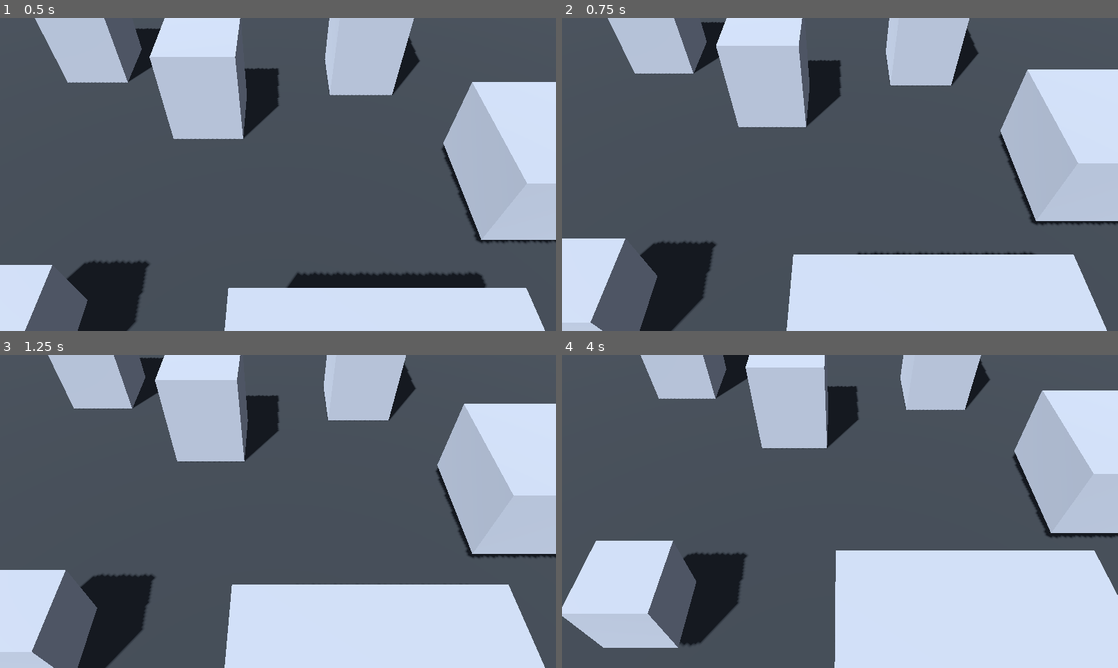
Above: before the commit, frames 1-4 (two rows, left to right).
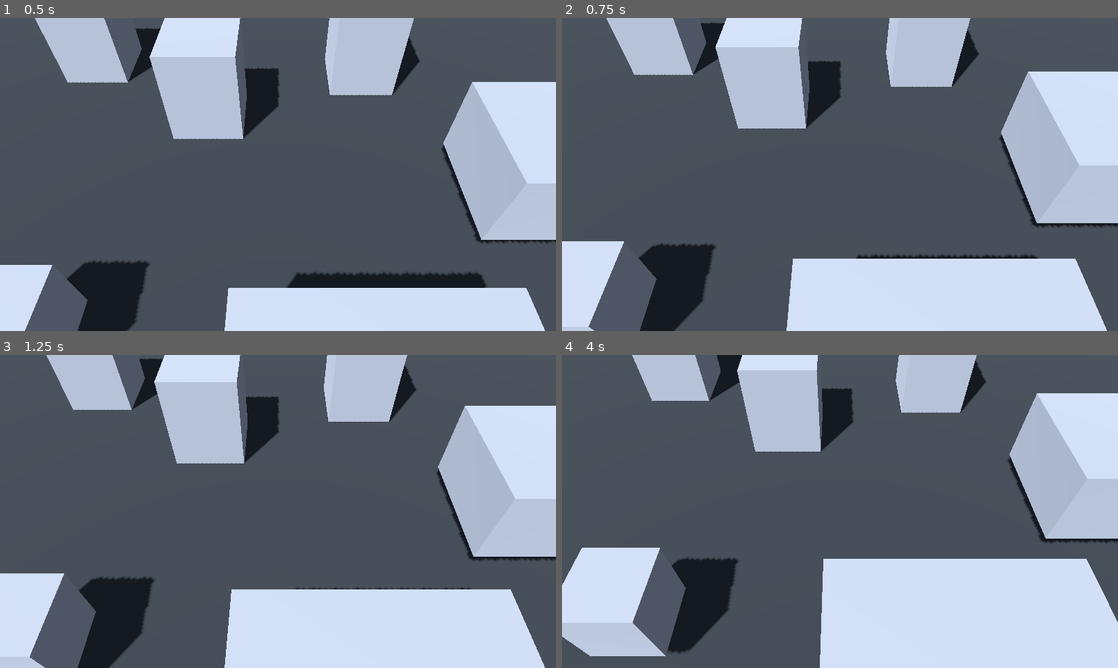
Above: after the commit, the same moments.

Repository: Technikhighknee/my-godot-collection
Game: Godot game, scene res://demos/rts_camera/RTSCameraDemo.tscn
Same seed, same stepped clock (60 frames per second), same inputs: the game is played once before the commit and once after it.
Inputs (mouse positions are in pixels of both pictures, inside the frame that each line leads up to):
- Up to frame 1 (0.5 s): no input
- Up to frame 2 (0.75 s): tap Enter at 0.5 s; move the mouse to (962, 158) at 0.52 s; tap S (camera_back) at 0.6 s; click (962, 158) at 0.67 s
- Up to frame 3 (1.25 s): no input
- Up to frame 4 (4 s): tap Space at 1.25, 3.5 s; drag from (728, 527) to (812, 574) at 1.27 s; tap Enter at 2 s; move the mouse to (895, 442) at 2.02 s; tap A (camera_left) at 2.1 s; click (895, 442) at 2.17 s; drag from (812, 574) to (673, 464) at 2.77 s; move the mouse to (1006, 558) at 3.52 s; tap S (camera_back) at 3.6 s; click (1006, 558) at 3.67 s

Frame 1 is identical in both runs. In frame 2, 2.1% of the frame differs, in the area x 0-100%, y 0-100%; in frame 3, 2.4%; in frame 4, 10%.

Commit message:
Use screen-space camera panning

Diff:
--- a/rts_camera/RTSCamera.gd
+++ b/rts_camera/RTSCamera.gd
@@ -21,6 +21,7 @@
 
 
 const MAX_INPUT_DELTA := 0.1;
+const PAN_SAMPLE_PIXELS := 32.0;
 
 
 @export_group("Camera")
@@ -33,8 +34,7 @@
 @export var max_zoom := 120.0;
 
 @export_group("Movement")
-@export var min_pan_speed := 4.0;
-@export var max_pan_speed := 110.0;
+@export_range(0.05, 3.0, 0.05) var pan_screen_speed := 0.75;
 @export var move_smoothing := 16.0;
 
 @export_group("Zoom")
@@ -446,11 +446,60 @@
 	_zoom_anchor_active = false;
 	_cancel_look_transition();
 
+	var movement := _screen_space_pan_delta(input, delta);
+	_target_focus += movement;
+
+
+func _screen_space_pan_delta(input: Vector2, delta: float) -> Vector3:
+	var viewport_size := get_viewport().get_visible_rect().size;
+
+	if viewport_size.x <= 0.0 or viewport_size.y <= 0.0:
+		return _fallback_pan_delta(input, delta);
+
+	var center := viewport_size * 0.5;
+	var center_world := _world_at_screen(center);
+
+	if not center_world.is_finite():
+		return _fallback_pan_delta(input, delta);
+
+	var right_per_pixel := _ground_delta_per_pixel(center, center_world, Vector2.RIGHT);
+	var down_per_pixel := _ground_delta_per_pixel(center, center_world, Vector2.DOWN);
+
+	if not right_per_pixel.is_finite() or not down_per_pixel.is_finite():
+		return _fallback_pan_delta(input, delta);
+
+	right_per_pixel.y = 0.0;
+	down_per_pixel.y = 0.0;
+
+	var pixels_per_second := viewport_size.y * pan_screen_speed;
+	return (right_per_pixel * input.x + down_per_pixel * input.y) * pixels_per_second * delta;
+
+
+func _ground_delta_per_pixel(center: Vector2, center_world: Vector3, axis: Vector2) -> Vector3:
+	var sample := center + axis * PAN_SAMPLE_PIXELS;
+	var sample_world := _world_at_screen(sample);
+
+	if sample_world.is_finite():
+		return (sample_world - center_world) / PAN_SAMPLE_PIXELS;
+
+	sample = center - axis * PAN_SAMPLE_PIXELS;
+	sample_world = _world_at_screen(sample);
+
+	if sample_world.is_finite():
+		return (center_world - sample_world) / PAN_SAMPLE_PIXELS;
+
+	return Vector3.INF;
+
+
+func _fallback_pan_delta(input: Vector2, delta: float) -> Vector3:
 	var right := Vector3(cos(_yaw), 0.0, -sin(_yaw));
 	var backward := Vector3(sin(_yaw), 0.0, cos(_yaw));
-	var movement := right * input.x + backward * input.y;
-
-	_target_focus += movement * _get_pan_speed() * delta;
+	var half_fov_tan := tan(deg_to_rad(camera.fov) * 0.5);
+	var pitch_scale := maxf(sin(_pitch), 0.1);
+	var visible_height := 2.0 * _zoom * half_fov_tan / pitch_scale;
+	var speed := visible_height * pan_screen_speed;
+
+	return (right * input.x + backward * input.y) * speed * delta;
 
 
 func _keyboard_pan_blocked_by_gui() -> bool:
@@ -940,10 +989,6 @@
 	return resolve_ground_ray(eye, ray_direction);
 
 
-func _get_pan_speed() -> float:
-	return lerpf(min_pan_speed, max_pan_speed, get_zoom_ratio());
-
-
 func _normalize_configuration() -> void:
 	ground_max_skips = maxi(ground_max_skips, 0);
 	ground_query_distance = maxf(ground_query_distance, 0.001);
@@ -958,8 +1003,7 @@
 	max_pitch = clampf(max_pitch, min_pitch, 89.0);
 	initial_pitch = clampf(initial_pitch, min_pitch, max_pitch);
 
-	min_pan_speed = maxf(min_pan_speed, 0.0);
-	max_pan_speed = maxf(max_pan_speed, min_pan_speed);
+	pan_screen_speed = maxf(pan_screen_speed, 0.01);
 	move_smoothing = maxf(move_smoothing, 0.0);
 	zoom_smoothing = maxf(zoom_smoothing, 0.0);
 	rotation_smoothing = maxf(rotation_smoothing, 0.0);
